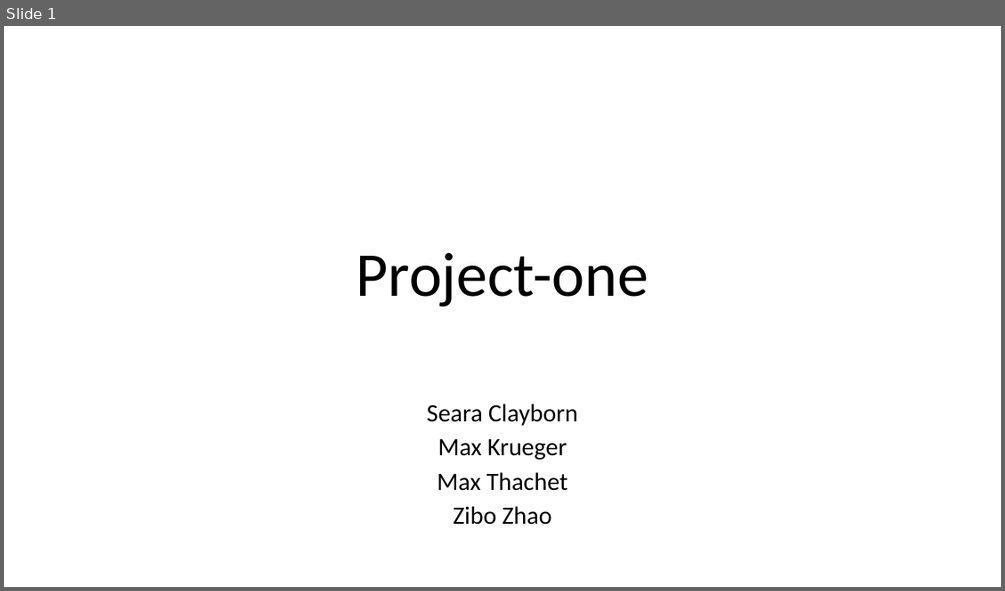
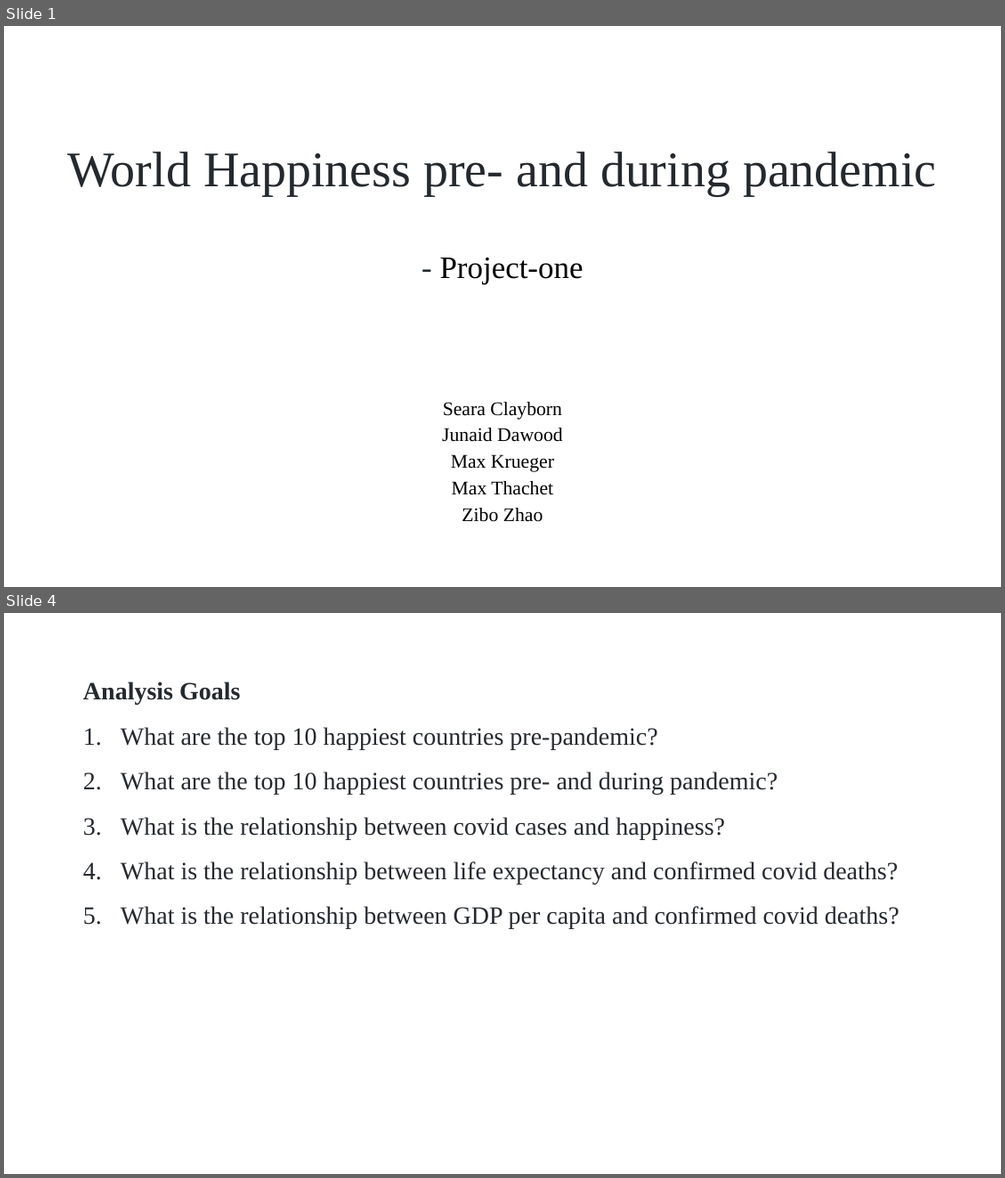
Before and after one commit to maxkrueger96/NU-Bootcamp-Data-Science-1, a slide deck: project_one.pptx. Shown one above the other, each under a label of ours: slide 1 before the commit, slides 1 and 4 after it; the slides between them are not shown. The pictures are 1005x591 and 1005x1178 pixels, drawn with LibreOffice and Linux fonts; fonts in the diff are those of the drawing. Boxes give left, top, right and bottom in pixels: in the first picture for what was removed or moved away, otherwise in the second. Text is boxed around its words. In the diff, an @@ line names an element or a change of style, - is before the commit and + after.

Commit message:
Zibo analysis update

```diff
--- a/project_one.pptx
+++ b/project_one.pptx
@@ slide 4 added at <box>4,613,1001,1174</box>, background #FFFFFF @@
@@ text added at <box>83,682,899,929</box>, 24 pt, text #24292E @@
+Analysis Goals
+1. What are the top 10 happiest countries pre-pandemic?
+2. What are the top 10 happiest countries pre- and during pandemic?
+3. What is the relationship between covid cases and happiness?
+4. What is the relationship between life expectancy and confirmed covid deaths?
+5. What is the relationship between GDP per capita and confirmed covid deaths?
@@ slide 1 changed as well @@
@@ title at <box>68,151,936,284</box>: text changed; size 60 to 48 pt; font Calibri to Times New Roman; text colour #000000 to #24292E @@
-Project-one
+World Happiness pre- and during pandemic
+- Project-one
@@ subtitle at <box>443,402,562,522</box>: size 24 to 18.6 pt, font Calibri to Times New Roman in "Seara Clayborn", "Max Krueger", "Max Thachet", "Zibo Zhao"; line spacing 0.8 to 0.7 @@
@@ subtitle at <box>442,427,562,442</box>: paragraph added @@
+Junaid Dawood
```
Also in this commit, not shown: 2 other slides changed, 3 other slides added, 13 other files.
